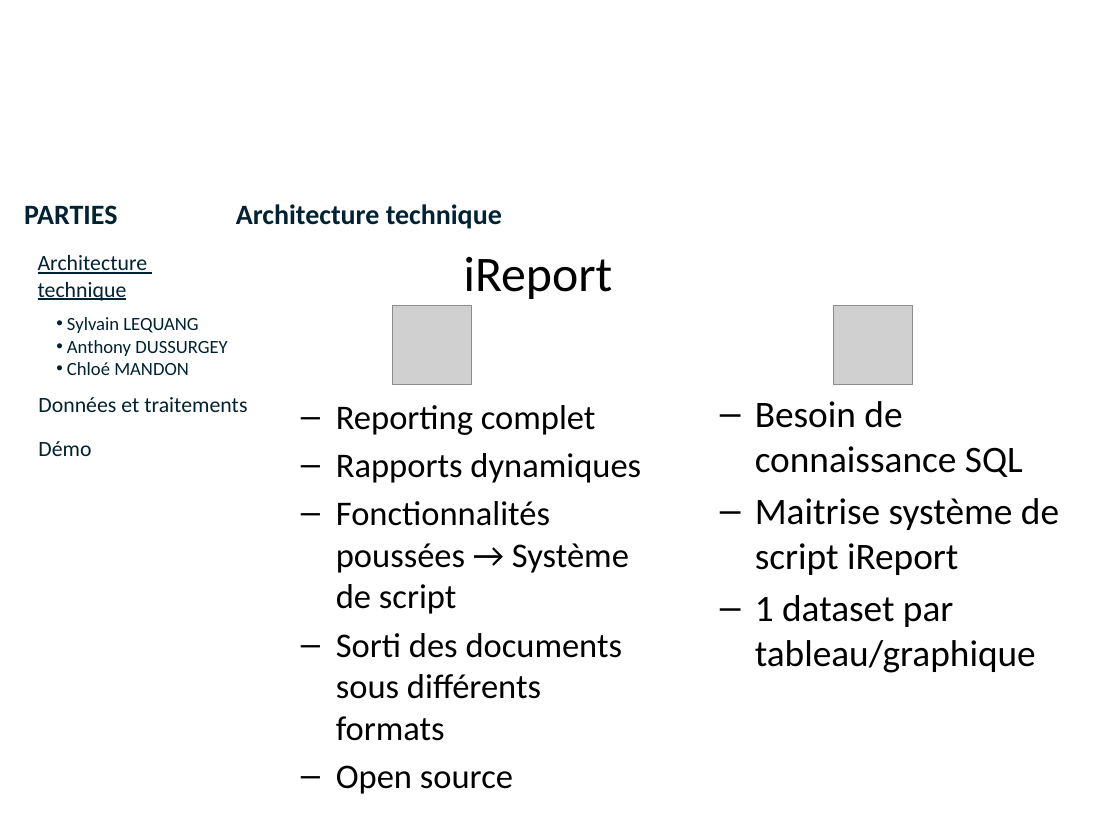
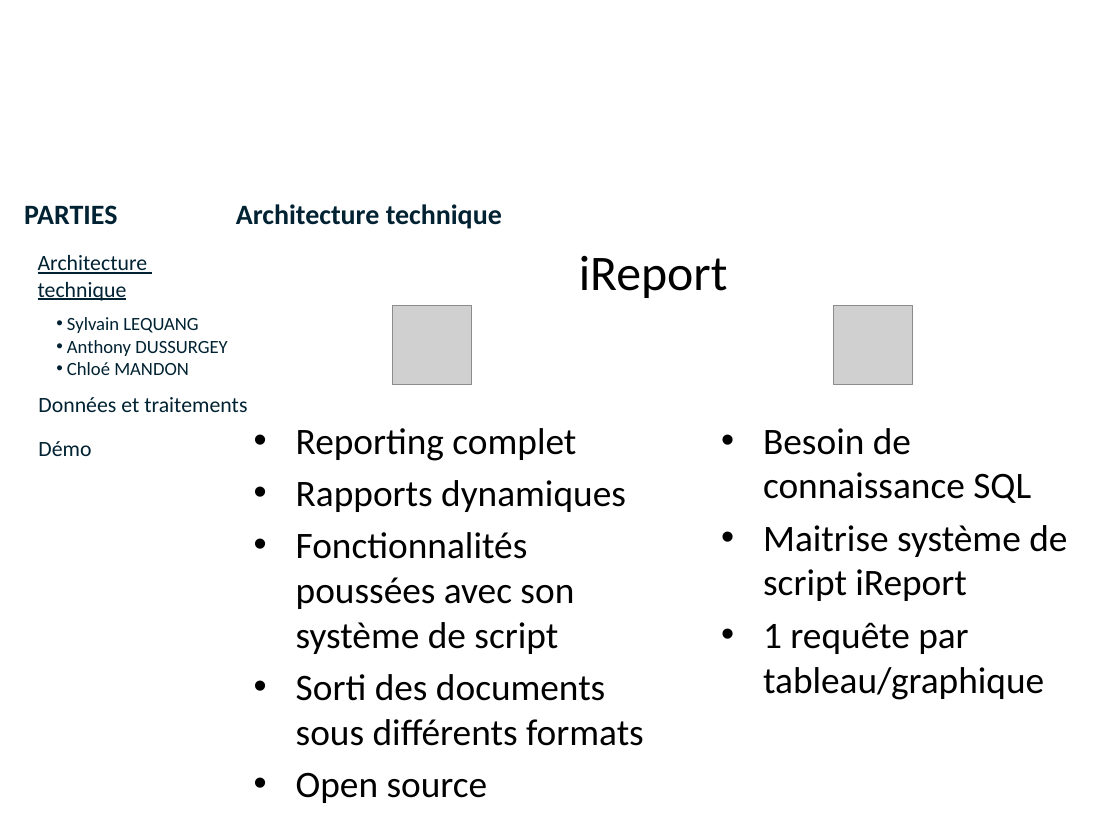
Before and after one commit to lobtec/dartiesgroupe2, a slide deck: slide 4 of PROJET/Soutenance Finale/slides_Architecture_Restitution.pptx. Drawn at 1120x840 pixels with LibreOffice and Linux fonts; fonts in the diff are those of the drawing; grey boxes stand for pictures; background and template pictures are left out. Boxes give left, top, right and bottom in pixels: in the first picture for what was removed or moved away, otherwise in the second. Text is boxed around its words. In the diff, an @@ line names an element or a change of style, - is before the commit and + after.

```diff
--- a/PROJET/Soutenance Finale/slides_Architecture_Restitution.pptx
+++ b/PROJET/Soutenance Finale/slides_Architecture_Restitution.pptx
@@ text "iReport" moved from (x1=464, y1=256, x2=613, y2=299) to (x1=579, y1=255, x2=728, y2=298) @@
@@ text "iReport" at (x1=579, y1=255, x2=728, y2=298): list level 2 to 1 in "iReport" @@
@@ text "Reporting complet" moved from (x1=336, y1=405, x2=641, y2=794) to (x1=296, y1=428, x2=644, y2=803) @@
@@ text "Besoin de connaissance SQL" moved from (x1=755, y1=401, x2=1059, y2=673) to (x1=763, y1=428, x2=1067, y2=700) @@
@@ text at (x1=296, y1=428, x2=644, y2=803): size 22.2 to 24 pt in "Reporting complet", "Rapports dynamiques", "Sorti des documents sous différents formats", "Open source"; bullet – to •; list level 2 to 1 in "Reporting complet"; list level 2 to 1 in "Rapports dynamiques"; list level 2 to 1 in "Sorti des documents sous différents ..."; list level 2 to 1 in "Open source" @@
@@ text at (x1=763, y1=428, x2=1067, y2=601): bullet – to •; list level 2 to 1 in "Besoin de connaissance SQL"; list level 2 to 1 in "Maitrise système de script iReport" @@
@@ text at (x1=296, y1=532, x2=574, y2=654): text changed; size 22.2 to 24 pt @@
-  – Fonctionnalités poussées → Système de script
+• Fonctionnalités poussées avec son système de script
@@ text at (x1=763, y1=622, x2=1044, y2=700): text changed @@
-  – 1 dataset par tableau/graphique
+• 1 requête par tableau/graphique
```
Also in this commit, not shown: 10 other slides changed.
